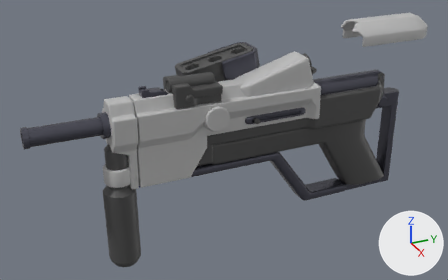
An edit to the glTF model assets/3D Models/Gun/Gun.glb, drawn before and after from the same camera.
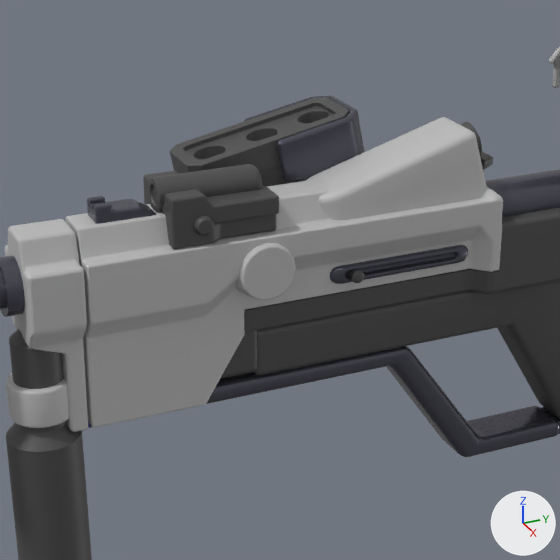
Old and new are each drawn whole from a 50 mm lens placed at (14.99, -7.88, 7.55), pointed at (-0.54, -0.89, -0.22) and again close up on the part from 22% to 77% of the width and 0% to 88% of the height. Arrows for +X, +Y and +Z are at lower right; the lights stay in place. Where no turn or scale is listed for an object, it has been applied to the vertices.
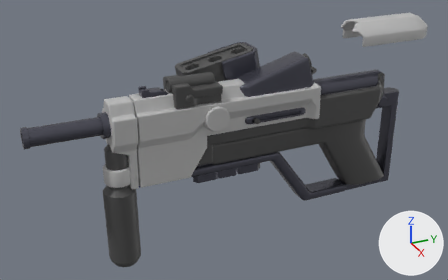
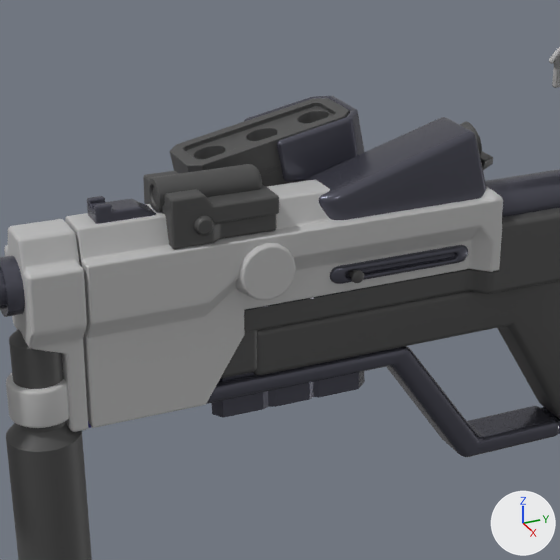
Commit message: mag extension added

Edits to the scene script, one JSON object a line:
```json
{"block": "me_cube_012", "where": "me_cube_012.from_pydata(...)  # 284 vertices, 564 faces; spans x -0.41..0.41, y -1.45..1.04, z 0.03..1.26"}
{"op": "remove", "block": "me_cube_012", "code": "me_cube_012.materials.append(mat_light_grey)  # grey #bdbdbd"}
{"op": "add", "block": "me_cube_012", "code": "me_cube_012.materials.append(mat_metal_001)  # dark grey #585864"}
{"op": "add", "block": "me_cube_016", "code": ["me_cube_016 = bpy.data.meshes.new('Cube.016')", "me_cube_016.from_pydata(...)  # 48 vertices, 92 faces; spans x -0.2..0.2, y -1.08..1.15, z -1.44..0.61", "me_cube_016.materials.append(mat_metal)  # dark grey #585864"]}
{"op": "add", "block": "ob_magextension", "code": ["ob_magextension = bpy.data.objects.new('MagExtension', me_cube_016)", "ob_magextension.location = (0.0, -1.07, 0.34)"]}
```

What differs and where, as boxes [x1, y1, x2, y2] in the close-ups (560 x 560 px):
```json
{"object": "Cube.012", "change": "recoloured", "before": [306, 117, 487, 220], "after": [306, 117, 487, 220]}
{"object": "MagExtension", "change": "added", "after": [212, 288, 365, 418]}
```
